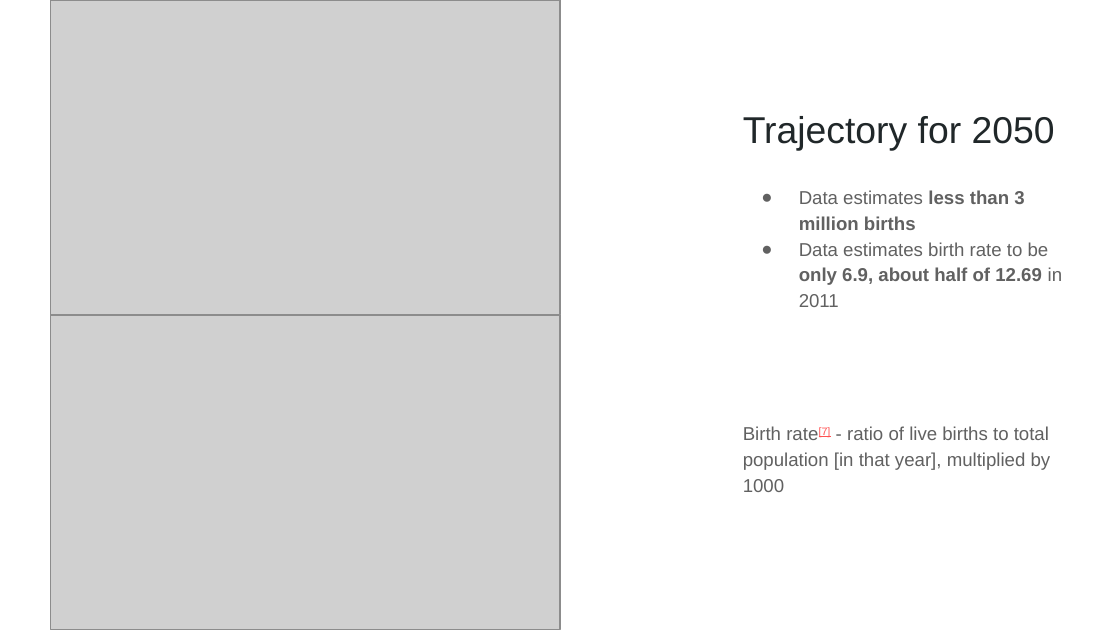
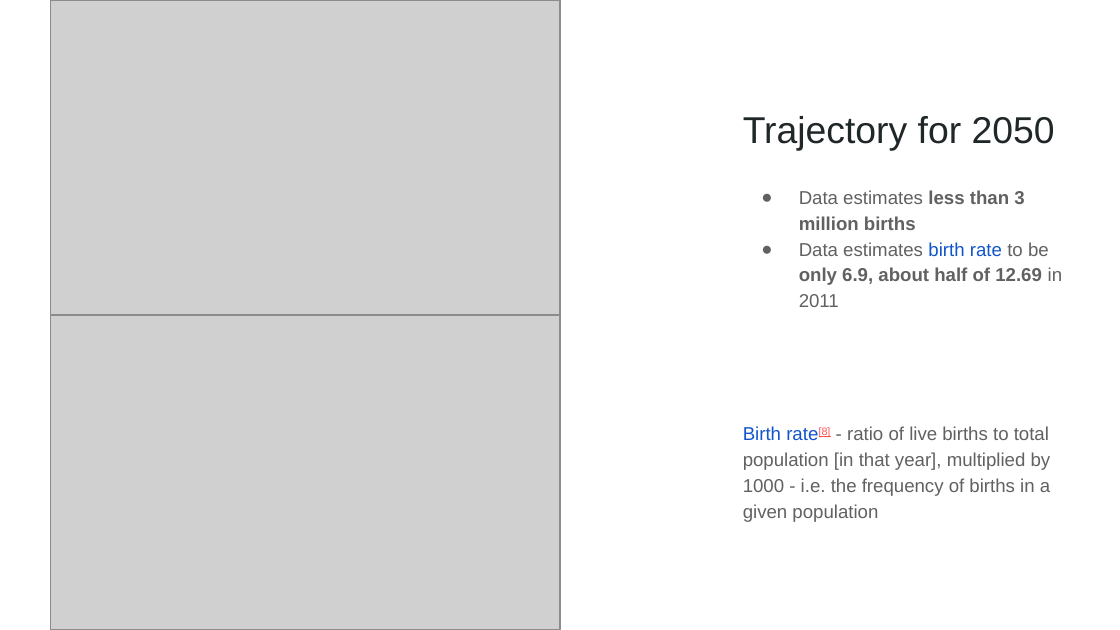
Before and after one commit to chloelinli/image-classification, a slide deck: slide 6 of projects/us_birth_rate_trends_20221006/presentation/primary_population_contributor.pptx (slide 5 before the commit). Drawn at 1120x630 pixels with LibreOffice and Linux fonts; fonts in the diff are those of the drawing; grey boxes stand for pictures. Boxes give left, top, right and bottom in pixels: in the first picture for what was removed or moved away, otherwise in the second. Text is boxed around its words. In the diff, an @@ line names an element or a change of style, - is before the commit and + after.

```diff
--- a/projects/us_birth_rate_trends_20221006/presentation/primary_population_contributor.pptx
+++ b/projects/us_birth_rate_trends_20221006/presentation/primary_population_contributor.pptx
@@ text at box(799, 242, 1063, 307): text colour #616161 to #1155CC in "birth rate" @@
@@ text at box(743, 426, 1051, 522): text changed @@
-Birth rate[7] - ratio of live births to total population [in that year], multiplied by 1000
+Birth rate[8] - ratio of live births to total population [in that year], multiplied by 1000 - i.e. the frequency of births in a given population
```
Also in this commit, not shown: 3 other slides changed, 2 slides added, 1 slide removed, 1 other file.
